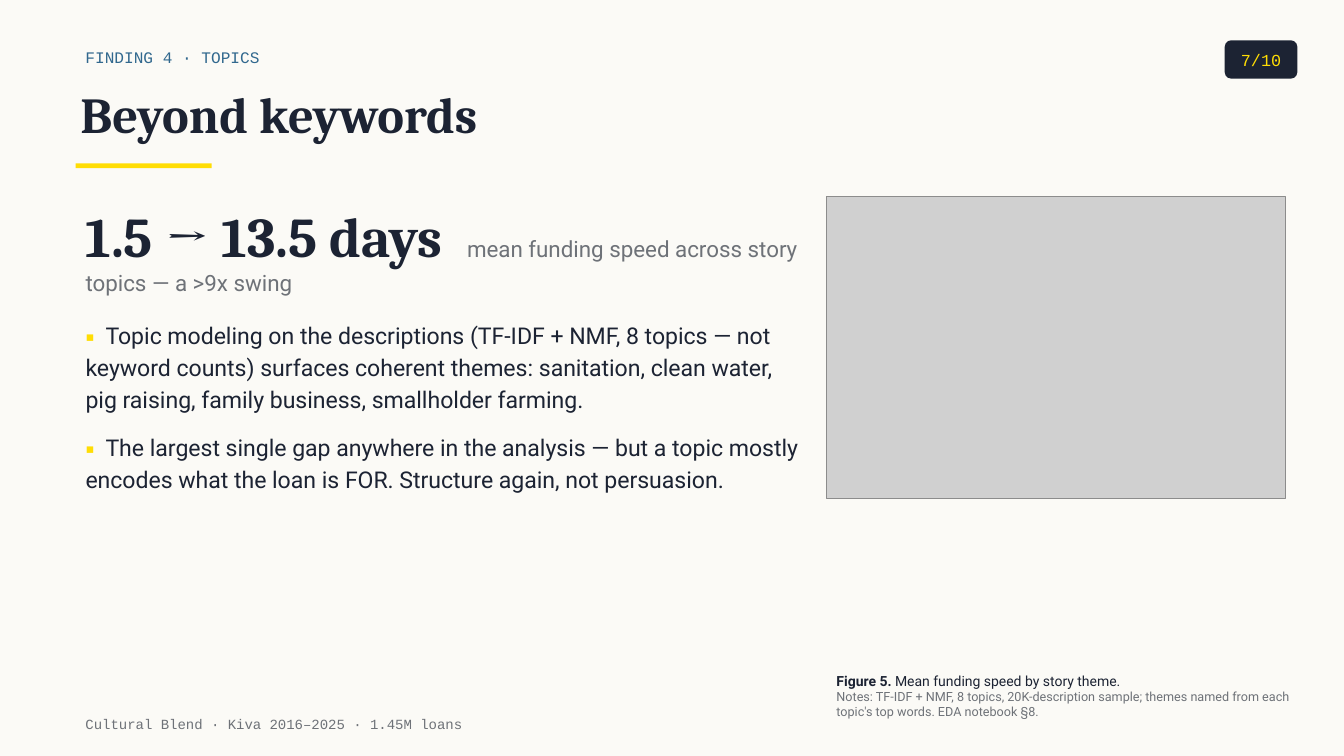
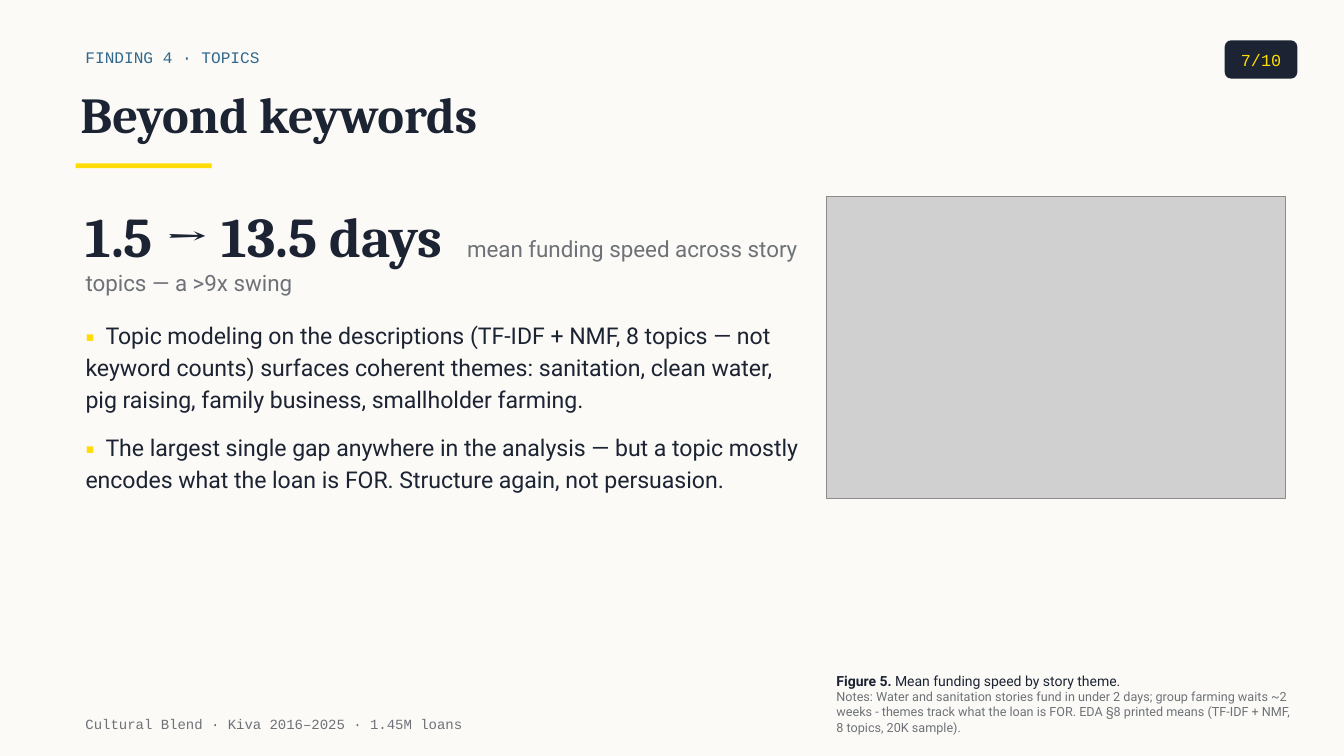
Before and after one commit to tuannm3812/unsw-ma-hackathon-2026, a slide deck: slide 7 of docs/presentation/slides_draft.pptx. Drawn at 1344x756 pixels with LibreOffice and Linux fonts; fonts in the diff are those of the drawing; grey boxes stand for pictures. Boxes give left, top, right and bottom in pixels: in the first picture for what was removed or moved away, otherwise in the second. Text is boxed around its words. In the diff, an @@ line names an element or a change of style, - is before the commit and + after.

```diff
--- a/docs/presentation/slides_draft.pptx
+++ b/docs/presentation/slides_draft.pptx
@@ text at [836,691,1290,735]: text changed @@
-Notes: TF-IDF + NMF, 8 topics, 20K-description sample; themes named from each topic's top words. EDA notebook §8.
+Notes: Water and sanitation stories fund in under 2 days; group farming waits ~2 weeks - themes track what the loan is FOR. EDA §8 printed means (TF-IDF + NMF, 8 topics, 20K sample).
```
Also in this commit, not shown: 7 other slides changed, 1 other file.
